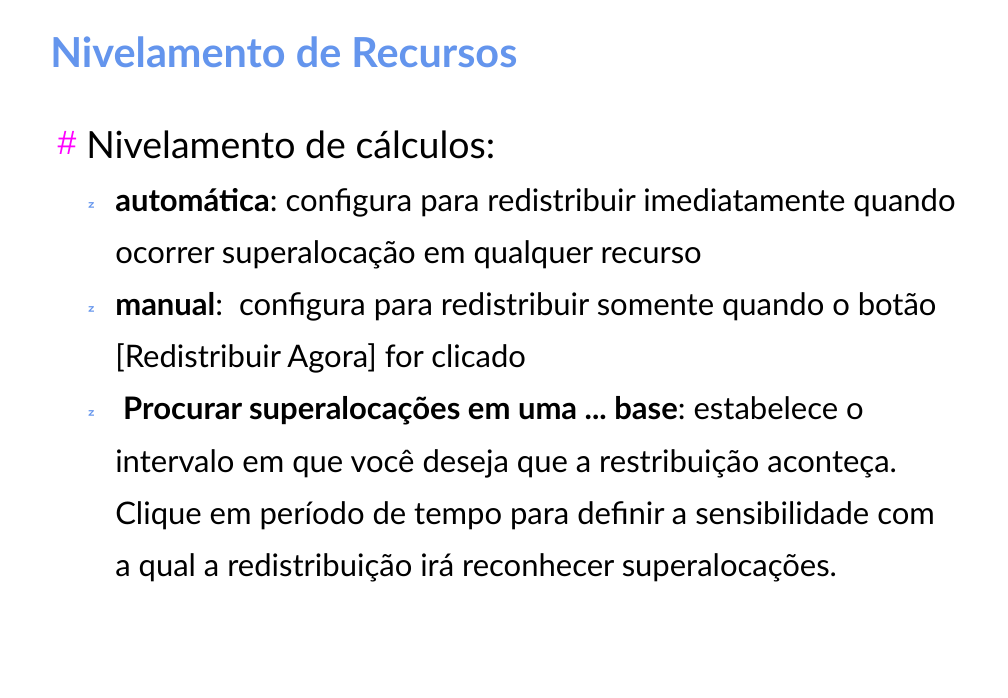
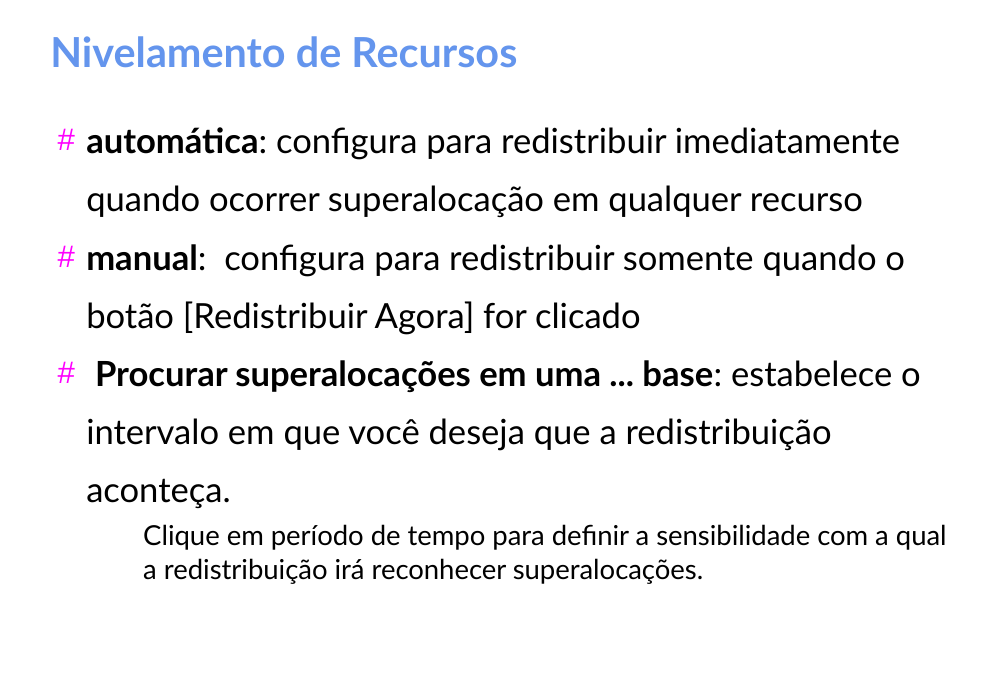
Before and after one commit to gomesluiz/gestao-de-projetos, a slide deck: slide 67 of aulas/project-aula-02.odp (slide 71 before the commit). Drawn at 1008x698 pixels with LibreOffice and Linux fonts; fonts in the diff are those of the drawing. Boxes give left, top, right and bottom in pixels: in the first picture for what was removed or moved away, otherwise in the second. Text is boxed around its words. In the diff, an @@ line names an element or a change of style, - is before the commit and + after.

```diff
--- a/aulas/project-aula-02.odp
+++ b/aulas/project-aula-02.odp
@@ text at <box>86,130,496,159</box>: paragraph removed @@
-# Nivelamento de cálculos:
@@ text at <box>86,127,905,335</box>: size 24 to 26.8 pt in "automática: configura para redistribuir imediatamente quando ...", "manual: configura para redistribuir somente quando o ..."; bullet  to #; list level 2 to 1 in "automática: configura para redistribuir imediatamente ..."; bullet colour #6495ED to #FF00FF; list level 2 to 1 in "manual: configura para redistribuir somente ..." @@
@@ text at <box>86,360,947,584</box>: text changed; size 24 to 21.3 pt @@
-   Procurar superalocações em uma ... base: estabelece o intervalo em que você deseja que a restribuição aconteça. Clique em período de tempo para definir a sensibilidade com a qual a redistribuição irá reconhecer superalocações.
+# Procurar superalocações em uma ... base: estabelece o intervalo em que você deseja que a redistribuição aconteça.
+    Clique em período de tempo para definir a sensibilidade com a qual a redistribuição irá reconhecer superalocações.
```
Also in this commit, not shown: 31 other slides changed, 2 slides added, 13 slides removed, 3 other files.
